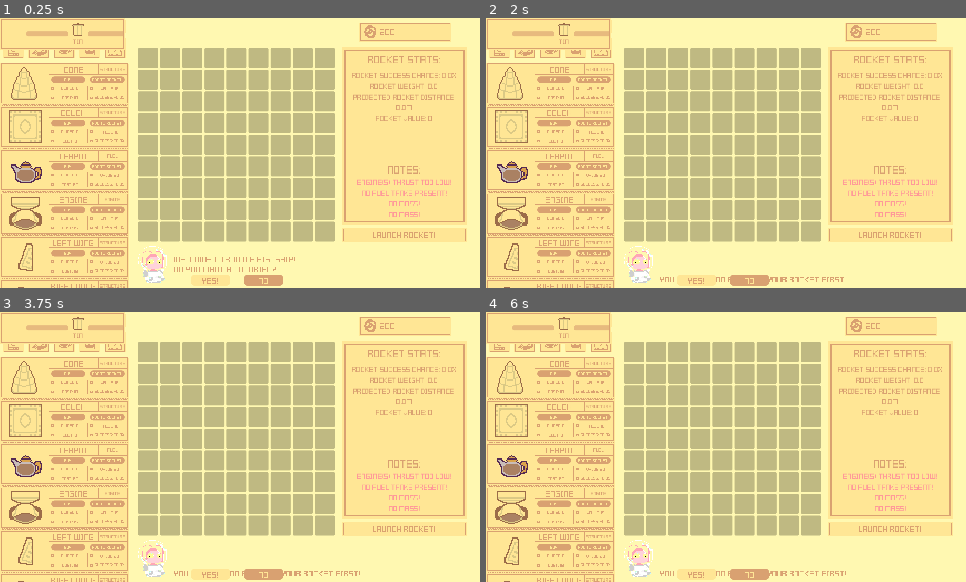
Above: before the commit, frames 1-4 (two rows, left to right).
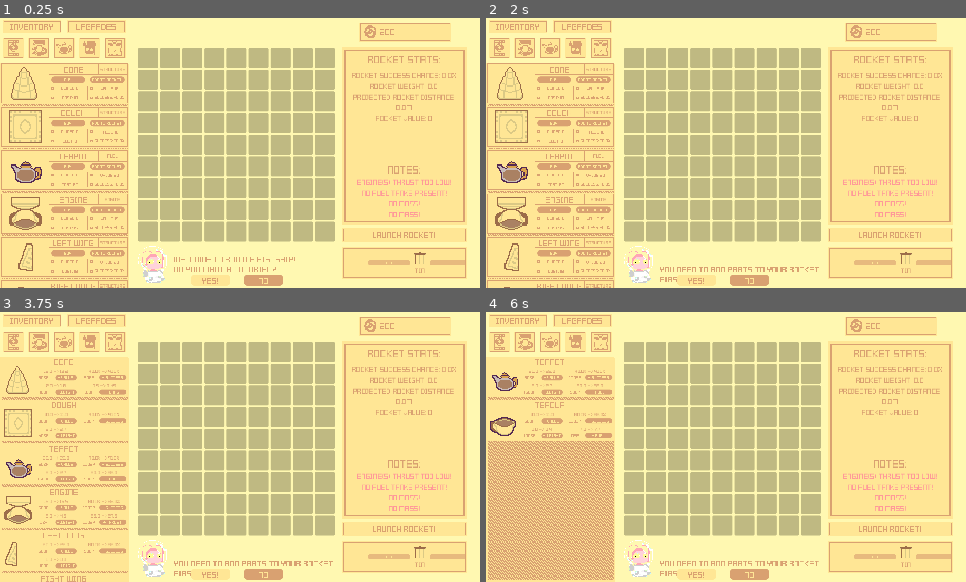
Above: after the commit, the same moments.

Repository: A-coder152/Build-a-Biscship-public
Game: Godot game, scene res://Scene/ui_rework.tscn
Same seed, same stepped clock (60 frames per second), same inputs: the game is played once before the commit and once after it. The engine's default icon, where the game draws it, is replaced by a stand-in: a white triangle on a blue panel in a dark square. Sound files missing from this copy of the repository are replaced by a short silence.
Inputs (mouse positions are in pixels of both pictures, inside the frame that each line leads up to):
- Up to frame 1 (0.25 s): no input
- Up to frame 2 (2 s): click (548, 82) at 0.52 s; click "Launch Rocket!" at 1.25 s
- Up to frame 3 (3.75 s): click "Launch Rocket!" at 2 s; click "Inventory" at 2.75 s; click "Upgrades" at 3.5 s
- Up to frame 4 (6 s): click (500, 341) at 4.25 s; click (524, 341) at 5 s; click (548, 341) at 5.75 s

The runs differ from the first frame. In frame 1, 4.9% of the frame differs, in the area x 0-98%, y 0-97%; in frame 2, 5.3%; in frame 3, 13%; in frame 4, 17%, in the area x 0-98%, y 0-100%.

Commit message:
progressioner added + tutorial slide

Diff:
--- /dev/null
+++ b/Scene/progressioner.gd
@@ -0,0 +1,49 @@
+extends TextureRect
+
+@onready var progresso1 = $ScrollContainer/HBoxContainer/ProgressBar
+@onready var progresso2 = $ScrollContainer/HBoxContainer/ProgressBar2
+@onready var progresso3 = $ScrollContainer/HBoxContainer/ProgressBar3
+
+var pb = 0
+var curr_bar = 0
+var main_scene
+
+func setup():
+	main_scene = get_tree().current_scene
+
+func update_bar(newscore):
+	if newscore <= pb: return
+	pb = round(newscore * 100) / 100.
+	match curr_bar:
+		0:
+			if pb > 5:
+				curr_bar = 1
+				progresso1.value = 5
+				progresso2.value = min(20, pb)
+				progresso1.get_child(0).hide()
+				progresso2.get_child(0).text = str(pb) + "m"
+				if pb > 20:
+					curr_bar = 2
+					progresso2.get_child(0).hide()
+					progresso3.value = min(100, pb)
+					progresso3.get_child(0).text = str(pb) + "m"
+				main_scene.milestone_reached(curr_bar)
+			else:
+				progresso1.value = pb
+				progresso1.get_child(0).text = str(pb) + "m"
+			return
+		1:
+			if pb > 20:
+				curr_bar = 2
+				progresso2.value = 20
+				progresso2.get_child(0).hide()
+				progresso3.value = min(100, pb)
+				progresso3.get_child(0).text = str(pb) + "m"
+				main_scene.milestone_reached(curr_bar)
+			else:
+				progresso2.value = pb
+				progresso2.get_child(0).text = str(pb) + "m"
+			return
+		2:
+			progresso3.value = min(100, pb)
+			progresso3.get_child(0).text = str(pb) + "m"
--- a/Scene/progressioner.tscn
+++ b/Scene/progressioner.tscn
@@ -1,8 +1,10 @@
-[gd_scene load_steps=6 format=3 uid="uid://bp8vbiprhl4fw"]
+[gd_scene load_steps=8 format=3 uid="uid://bp8vbiprhl4fw"]
 
 [ext_resource type="Texture2D" uid="uid://cstfm5so0tib5" path="res://Assets/ui/LaunchButton.png" id="1_6slju"]
 [ext_resource type="Texture2D" uid="uid://dx478hoio107w" path="res://Assets/ui/biscuit tin 2.png" id="2_8nv4t"]
+[ext_resource type="Script" uid="uid://njfrcbw1wpah" path="res://Scene/progressioner.gd" id="2_68heg"]
 [ext_resource type="Texture2D" uid="uid://dv7e4nt2smsq1" path="res://Assets/ui/biscuit shop 2.png" id="3_0yrpa"]
+[ext_resource type="Texture2D" uid="uid://dvhl8v4728mgw" path="res://Assets/ui/biscuit planet.png" id="5_3n01p"]
 
 [sub_resource type="StyleBoxFlat" id="StyleBoxFlat_68heg"]
 bg_color = Color(0.85098, 0.631373, 0.443137, 0.635294)
@@ -23,6 +25,7 @@
 offset_right = 300.0
 offset_bottom = 77.0
 texture = ExtResource("1_6slju")
+script = ExtResource("2_68heg")
 
 [node name="ScrollContainer" type="ScrollContainer" parent="."]
 layout_mode = 0
@@ -49,6 +52,7 @@
 size_flags_vertical = 4
 theme_override_styles/background = SubResource("StyleBoxFlat_68heg")
 theme_override_styles/fill = SubResource("StyleBoxFlat_3n01p")
+max_value = 5.0
 show_percentage = false
 
 [node name="Label" type="Label" parent="ScrollContainer/HBoxContainer/ProgressBar"]
@@ -57,6 +61,7 @@
 offset_bottom = 12.0
 theme_override_colors/font_color = Color(1, 0.901961, 0.584314, 1)
 theme_override_font_sizes/font_size = 8
+text = "0m"
 horizontal_alignment = 1
 
 [node name="VBoxContainer" type="VBoxContainer" parent="ScrollContainer/HBoxContainer"]
@@ -81,6 +86,9 @@
 size_flags_vertical = 4
 theme_override_styles/background = SubResource("StyleBoxFlat_68heg")
 theme_override_styles/fill = SubResource("StyleBoxFlat_3n01p")
+min_value = 5.0
+max_value = 20.0
+value = 5.0
 show_percentage = false
 
 [node name="Label" type="Label" parent="ScrollContainer/HBoxContainer/ProgressBar2"]
@@ -106,3 +114,41 @@
 theme_override_font_sizes/font_size = 12
 text = "Shop"
 horizontal_alignment = 1
+
+[node name="ProgressBar3" type="ProgressBar" parent="ScrollContainer/HBoxContainer"]
+custom_minimum_size = Vector2(100, 12)
+layout_mode = 2
+size_flags_vertical = 4
+theme_override_styles/background = SubResource("StyleBoxFlat_68heg")
+theme_override_styles/fill = SubResource("StyleBoxFlat_3n01p")
+min_value = 20.0
+value = 20.0
+show_percentage = false
+
+[node name="Label" type="Label" parent="ScrollContainer/HBoxContainer/ProgressBar3"]
+layout_mode = 0
+offset_right = 100.0
+offset_bottom = 12.0
+theme_override_colors/font_color = Color(1, 0.901961, 0.584314, 1)
+theme_override_font_sizes/font_size = 8
+horizontal_alignment = 1
+
+[node name="VBoxContainer3" type="VBoxContainer" parent="ScrollContainer/HBoxContainer"]
+layout_mode = 2
+alignment = 1
+
+[node name="TextureRect" type="TextureRect" parent="ScrollContainer/HBoxContainer/VBoxContainer3"]
+layout_mode = 2
+texture = ExtResource("5_3n01p")
+stretch_mode = 5
+
+[node name="Label" type="Label" parent="ScrollContainer/HBoxContainer/VBoxContainer3"]
+layout_mode = 2
+theme_override_colors/font_color = Color(0.85098, 0.631373, 0.443137, 1)
+theme_override_font_sizes/font_size = 12
+text = "Planet"
+horizontal_alignment = 1
+
+[node name="Control2" type="Control" parent="ScrollContainer/HBoxContainer"]
+custom_minimum_size = Vector2(50, 0)
+layout_mode = 2
--- a/Scene/ui_rework.tscn
+++ b/Scene/ui_rework.tscn
@@ -281,7 +281,7 @@
 [node name="MessageLog" type="RichTextLabel" parent="."]
 offset_left = 417.0
 offset_top = 556.0
-offset_right = 1130.0
+offset_right = 818.0
 offset_bottom = 638.0
 theme_override_colors/default_color = Color(0.85098, 0.631373, 0.443137, 1)
 text = "welcome to build a biscship!
@@ -332,7 +332,11 @@
 text = "0"
 vertical_alignment = 1
 
-[node name="TextureRect" parent="." instance=ExtResource("35_phte7")]
+[node name="progresso" parent="." instance=ExtResource("35_phte7")]
+offset_left = 820.144
+offset_top = 549.161
+offset_right = 1120.14
+offset_bottom = 626.161
 
 [node name="eventrect" type="TextureRect" parent="."]
 visible = false
@@ -391,6 +395,79 @@
 theme_override_styles/pressed = SubResource("StyleBoxFlat_q0wjc")
 theme_override_styles/normal = SubResource("StyleBoxFlat_ql8yx")
 text = "yes!"
+
+[node name="progressopopup" type="Control" parent="."]
+visible = false
+z_index = 4
+layout_mode = 3
+anchors_preset = 15
+anchor_right = 1.0
+anchor_bottom = 1.0
+offset_right = 1152.0
+offset_bottom = 648.0
+grow_horizontal = 2
+grow_vertical = 2
+
+[node name="darkbg" type="ColorRect" parent="progressopopup"]
+layout_mode = 1
+anchors_preset = 15
+anchor_right = 1.0
+anchor_bottom = 1.0
+grow_horizontal = 2
+grow_vertical = 2
+color = Color(0, 0, 0, 0.513726)
+
+[node name="Panel" type="Panel" parent="progressopopup"]
+layout_mode = 1
+anchors_preset = 8
+anchor_left = 0.5
+anchor_top = 0.5
+anchor_right = 0.5
+anchor_bottom = 0.5
+offset_left = -350.0
+offset_top = -173.5
+offset_right = 350.0
+offset_bottom = 173.5
+grow_horizontal = 2
+grow_vertical = 2
+theme_override_styles/panel = SubResource("StyleBoxFlat_4g8h3")
+
+[node name="fneifhre" type="Label" parent="progressopopup/Panel"]
+layout_mode = 2
+offset_left = 19.0
+offset_top = 21.0
+offset_right = 685.0
+offset_bottom = 81.0
+theme_override_colors/font_color = Color(0.85098, 0.631373, 0.443137, 1)
+theme_override_font_sizes/font_size = 40
+text = "New milestone!"
+horizontal_alignment = 1
+
+[node name="Image" type="TextureRect" parent="progressopopup/Panel"]
+custom_minimum_size = Vector2(128, 128)
+layout_mode = 2
+offset_left = 37.7889
+offset_top = 91.7062
+offset_right = 253.789
+offset_bottom = 307.706
+texture = ExtResource("29_51puf")
+stretch_mode = 5
+flip_h = true
+
+[node name="eventdesc" type="Label" parent="progressopopup/Panel"]
+layout_mode = 2
+offset_left = 250.796
+offset_top = 108.388
+offset_right = 667.796
+offset_bottom = 303.388
+theme_override_colors/font_color = Color(0.85098, 0.631373, 0.443137, 1)
+theme_override_font_sizes/font_size = 20
+text = "Congrats on flying your rocket 3r4m and reaching the shop! You earn 100 biscuit points for this achievement!
+
+<click to continue>"
+horizontal_alignment = 1
+vertical_alignment = 1
+autowrap_mode = 2
 
 [node name="brokeboi" type="Control" parent="."]
 visible = false
@@ -1031,6 +1108,70 @@
 theme_override_styles/normal = SubResource("StyleBoxFlat_l0uv0")
 text = "Next"
 
+[node name="Slide10" type="Node2D" parent="TutorialPanels"]
+visible = false
+
+[node name="DarkBg" type="ColorRect" parent="TutorialPanels/Slide10"]
+offset_right = 813.0
+offset_bottom = 648.0
+color = Color(0, 0, 0, 0.835294)
+
+[node name="PanelThing" type="TextureRect" parent="TutorialPanels/Slide10"]
+offset_left = 86.331
+offset_top = 434.053
+offset_right = 791.331
+offset_bottom = 637.053
+texture = ExtResource("33_5ej0n")
+stretch_mode = 4
+
+[node name="Title" type="Label" parent="TutorialPanels/Slide10/PanelThing"]
+layout_mode = 0
+offset_left = 162.787
+offset_top = 14.0
+offset_right = 668.787
+offset_bottom = 60.0
+theme_override_colors/font_color = Color(0.85098, 0.631373, 0.443137, 1)
+theme_override_font_sizes/font_size = 30
+text = "Milestones"
+horizontal_alignment = 1
+vertical_alignment = 1
+
+[node name="Text" type="Label" parent="TutorialPanels/Slide10/PanelThing"]
+layout_mode = 0
+offset_left = 153.592
+offset_top = 64.3981
+offset_right = 669.592
+offset_bottom = 142.398
+theme_override_colors/font_color = Color(0.85098, 0.631373, 0.443137, 1)
+theme_override_font_sizes/font_size = 16
+text = "On the bottom right, you'll see milestones you
+can reach. If your rocket flies to a new
+milestone, you get rewards!"
+horizontal_alignment = 1
+vertical_alignment = 1
+
+[node name="LarryMain2" type="TextureRect" parent="TutorialPanels/Slide10/PanelThing"]
+layout_mode = 0
+offset_left = 26.3789
+offset_top = 26.3789
+offset_right = 134.379
+offset_bottom = 166.379
+texture = ExtResource("29_51puf")
+flip_h = true
+
+[node name="NextSlide" type="Button" parent="TutorialPanels/Slide10/PanelThing"]
+layout_mode = 0
+offset_left = 376.067
+offset_top = 153.0
+offset_right = 446.067
+offset_bottom = 177.0
+theme_override_colors/font_color = Color(1, 0.901961, 0.584314, 1)
+theme_override_font_sizes/font_size = 13
+theme_override_styles/hover = SubResource("StyleBoxFlat_63tgn")
+theme_override_styles/pressed = SubResource("StyleBoxFlat_esmn7")
+theme_override_styles/normal = SubResource("StyleBoxFlat_l0uv0")
+text = "Next"
+
 [node name="Slide9" type="Node2D" parent="TutorialPanels"]
 visible = false
 
@@ -1235,6 +1376,7 @@
 [connection signal="pressed" from="TutorialPanels/Slide7/PanelThing/NextSlide" to="." method="_on_next_slide_pressed"]
 [connection signal="pressed" from="TutorialPanels/Slide5/PanelThing/NextSlide" to="." method="_on_next_slide_pressed"]
 [connection signal="pressed" from="TutorialPanels/Slide6/PanelThing/NextSlide" to="." method="_on_next_slide_pressed"]
+[connection signal="pressed" from="TutorialPanels/Slide10/PanelThing/NextSlide" to="." method="_on_next_slide_pressed"]
 [connection signal="pressed" from="TutorialPanels/Slide9/PanelThing/NextSlide" to="." method="_on_next_slide_pressed"]
 [connection signal="pressed" from="TutorialPanels/Slide8/PanelThing/NextSlide" to="." method="_on_next_slide_pressed"]
 [connection signal="pressed" from="AudioPopup/P1/PopupButton" to="." method="_on_popup_button_pressed"]
--- a/Scripts/main.gd
+++ b/Scripts/main.gd
@@ -90,6 +90,9 @@
 @onready var event_popup_text = $neweventpopup/Panel/eventdesc
 @onready var event_popup_time = $neweventpopup/Panel/eventtiem
 @onready var brokeboi = $brokeboi
+@onready var progresso = $progresso
+@onready var progresso_popup = $progressopopup
+@onready var progresso_texto = $progressopopup/Panel/eventdesc
 
 func _ready():
 	# Initial UI update and connect signals
@@ -102,6 +105,7 @@
 	gridSize = Vector2(grid.cellWidth, grid.cellHeight) / 2.4
 	for cell in grid.get_children():
 		cell.change_color(Color(0.5, 0.5, 0.5, 0.5))
+	progresso.setup()
 func _process(delta):
 	# added this stupid thing because godot is a fucking bitch
 	hover_update_timer += delta
@@ -309,6 +313,7 @@
 
 
 		const DIST_POINTS_MULT = 10
+		progresso.update_bar(rocket_distance)
 		var total_points = round((rocket_distance * DIST_POINTS_MULT * randf_range(0.8, 1.2) + rocket_value) * 100) / 100.
 		grid.visible = false
 		await get_tree().create_timer(0.5).timeout
@@ -556,6 +561,8 @@
 func _input(_event: InputEvent) -> void:
 	if Input.is_action_just_pressed("leftClick") and event_popup.visible:
 		event_popup.hide()
+	elif Input.is_action_just_pressed("leftClick") and progresso_popup.visible:
+		progresso_popup.hide()
 	elif Input.is_action_just_pressed("leftClick") and isValid:
 		print("lefto")
 		_place_thing()
@@ -838,7 +845,7 @@
 
 func _on_next_slide_pressed() -> void:
 	tutorial.get_child(tutorial_slide).visible = false
-	if tutorial_slide < 8:
+	if tutorial_slide < 9:
 		tutorial_slide += 1
 		tutorial.get_child(tutorial_slide).visible = true
 	else:
@@ -980,3 +987,10 @@
 
 func _on_nobrokeboi_pressed() -> void:
 	brokeboi.hide()
+
+func milestone_reached(num):
+	progresso_popup.show()
+	var thingos = ["Biscuit Tin", "Biscuit Shop", "Biscuit Planet"]
+	var vried = 100 * num + 50
+	progresso_texto.text = "Congrats on flying " + str(progresso.pb) + "m and reaching the " + thingos[num] + "! You get " + str(vried) + " Biscuit Points for this achievement!"
+	biscuit_points += vried
Not shown, added: Scene/progressioner.gd.uid
